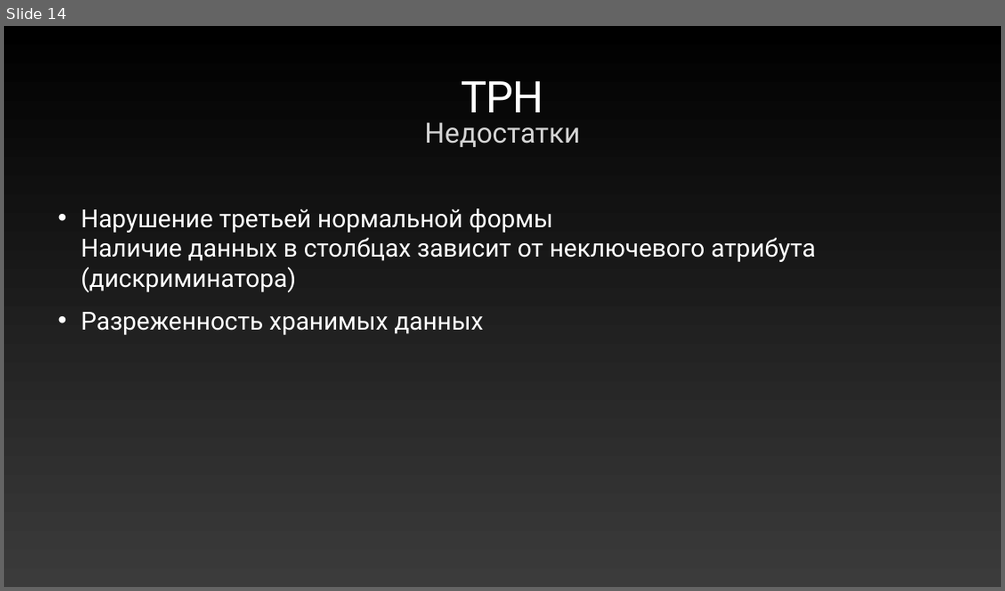
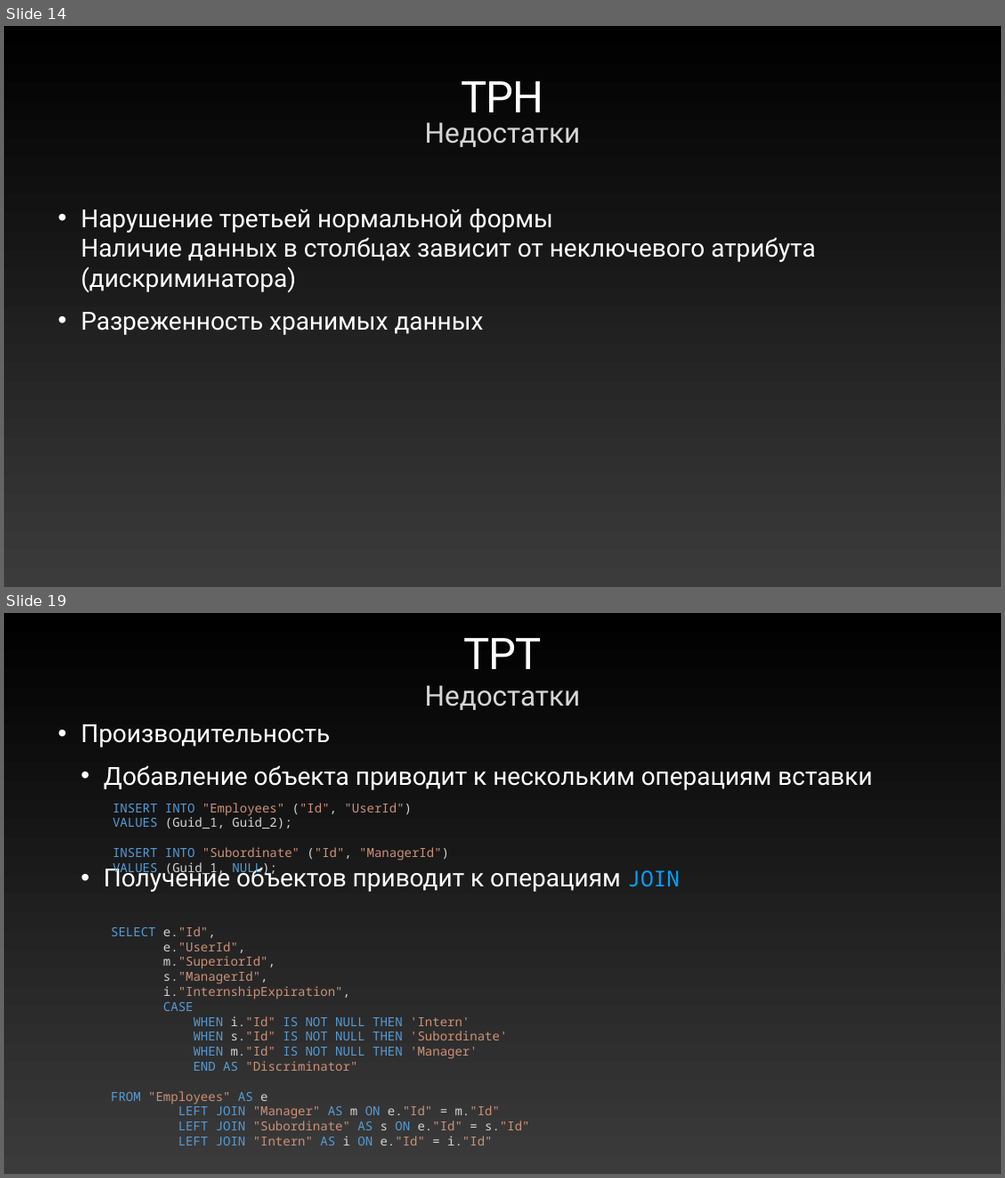
Before and after one commit to ronimizy/SpbDotNet.TPC, a slide deck: Docs/Presentation.pptx. Shown one above the other, each under a label of ours: slide 14 before the commit, slides 14 and 19 after it; the slides between them are not shown. The pictures are 1005x591 and 1005x1178 pixels, drawn with LibreOffice and Linux fonts; fonts in the diff are those of the drawing. Boxes give left, top, right and bottom in pixels: in the first picture for what was removed or moved away, otherwise in the second. Text is boxed around its words. In the diff, an @@ line names an element or a change of style, - is before the commit and + after.

```diff
--- a/Docs/Presentation.pptx
+++ b/Docs/Presentation.pptx
@@ slide 19 added at [4,613,1001,1174], background gradient #000000 to #3B3B3B @@
@@ title added at [464,638,541,669], 84 pt, text gradient #FFFFFF to #929292 @@
+TPT
@@ text added at [425,685,581,710], 54 pt, text #D5D5D5 @@
+Недостатки
@@ text added at [81,724,872,892], 48 pt, text #FFFFFF @@
+• Производительность
+  • Добавление объекта приводит к нескольким операциям вставки
+  • Получение объектов приводит к операциям JOIN
@@ text added at [113,803,449,876], 24 pt, text #CE9178 @@
+INSERT INTO "Employees" ("Id", "UserId")
+VALUES (Guid_1, Guid_2);
+INSERT INTO "Subordinate" ("Id", "ManagerId")
+VALUES (Guid_1, NULL);
@@ text added at [111,926,529,1145], 24 pt, text #CE9178 @@
+SELECT e."Id",
+e."UserId",
+m."SuperiorId",
+s."ManagerId",
+i."InternshipExpiration",
+CASE
+WHEN i."Id" IS NOT NULL THEN 'Intern'
+WHEN s."Id" IS NOT NULL THEN 'Subordinate'
+WHEN m."Id" IS NOT NULL THEN 'Manager'
+END AS "Discriminator"
+FROM "Employees" AS e
+LEFT JOIN "Manager" AS m ON e."Id" = m."Id"
+LEFT JOIN "Subordinate" AS s ON e."Id" = s."Id"
+LEFT JOIN "Intern" AS i ON e."Id" = i."Id"
```
Also in this commit, not shown: 10 slides changed, 25 other slides added, 1 slide removed, 9 other files.
